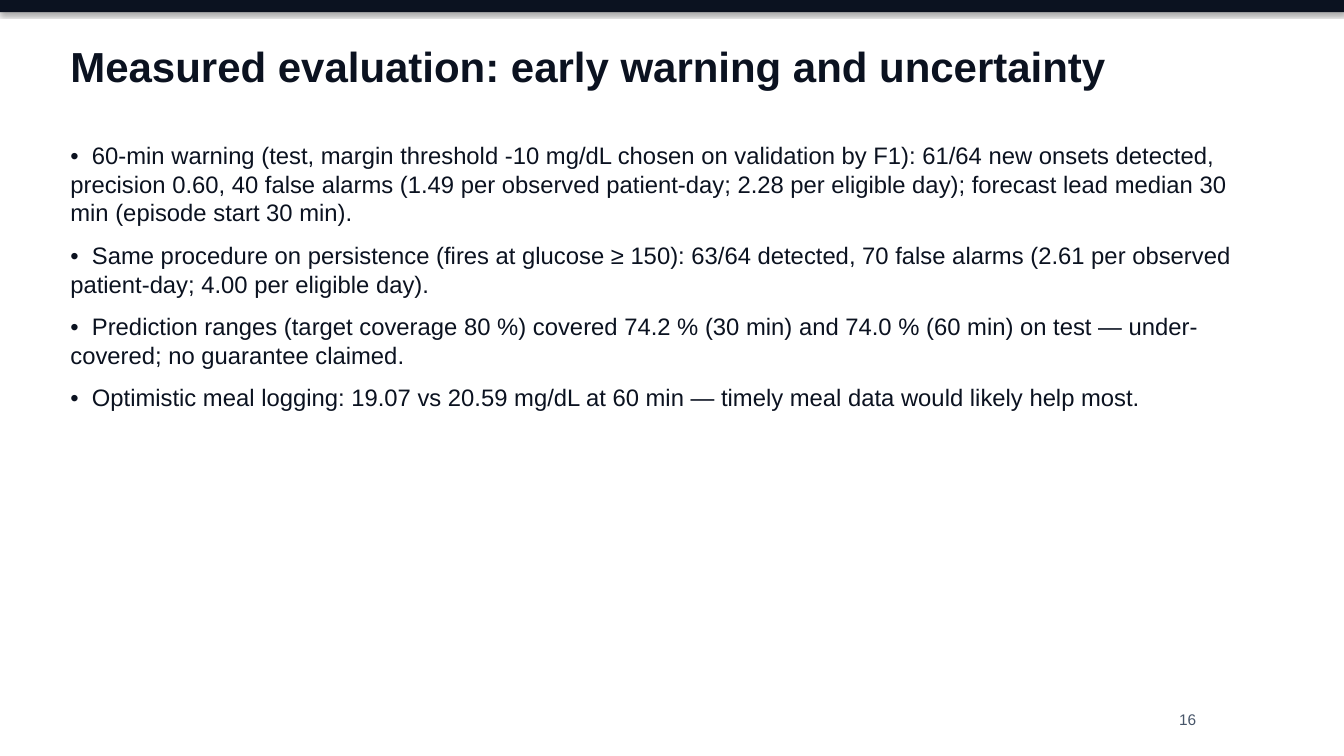
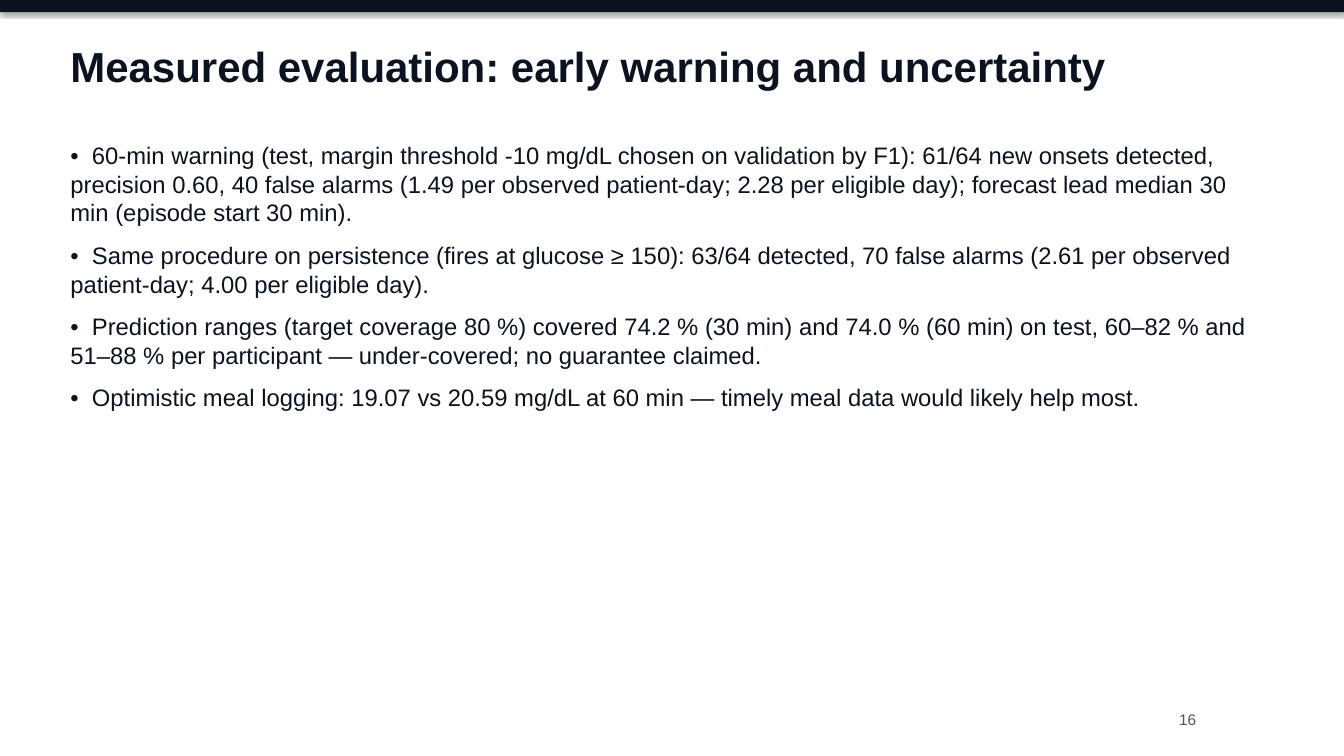
Before and after one commit to Avi36005/DigitalTwin-Challenge-Kryptonite, a slide deck: slide 16 of docs/submission/GlucoTwin_Presentation.pptx. Drawn at 1344x756 pixels with LibreOffice and Linux fonts; fonts in the diff are those of the drawing. Boxes give left, top, right and bottom in pixels: in the first picture for what was removed or moved away, otherwise in the second. Text is boxed around its words. In the diff, an @@ line names an element or a change of style, - is before the commit and + after.

Commit message:
docs: require a minimum 20-minute video per the challenge page; state that the final test holds later recordings of the same 14 participants
Rechecked the challenge page on 14 Oct 2026 (D-040): target 20:15 so neither the
rendered file nor YouTube's displayed duration falls below 20:00. Evidence wording
and slides now say the test is over time, not on new patients, and report
per-participant range coverage and persistence false-alarm rates.

```diff
--- a/docs/submission/GlucoTwin_Presentation.pptx
+++ b/docs/submission/GlucoTwin_Presentation.pptx
@@ text at (70, 317, 1245, 369): text changed @@
-• Prediction ranges (target coverage 80 %) covered 74.2 % (30 min) and 74.0 % (60 min) on test — under-covered; no guarantee claimed.
+• Prediction ranges (target coverage 80 %) covered 74.2 % (30 min) and 74.0 % (60 min) on test, 60–82 % and 51–88 % per participant — under-covered; no guarantee claimed.
```
Also in this commit, not shown: 4 other slides changed, 13 other files.
